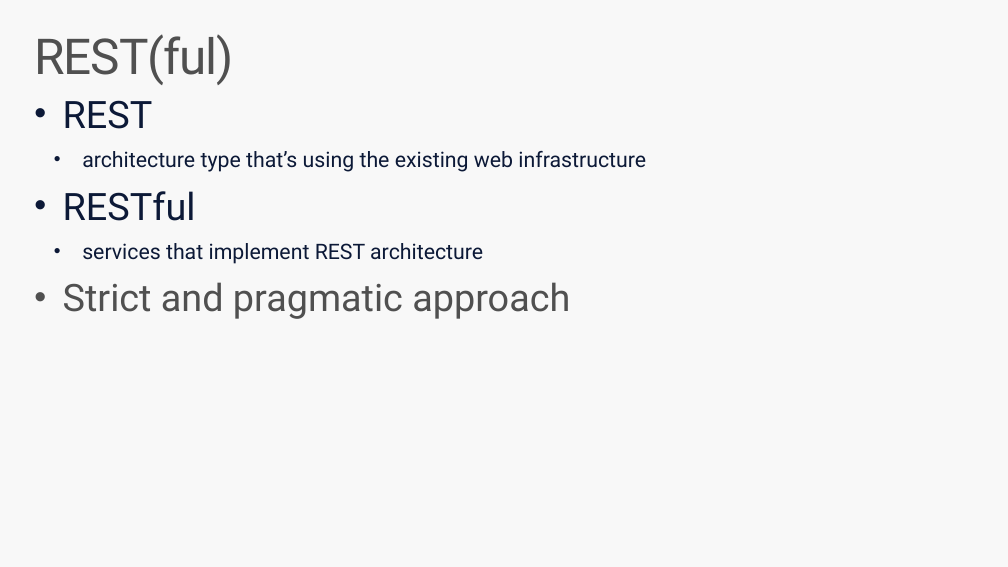
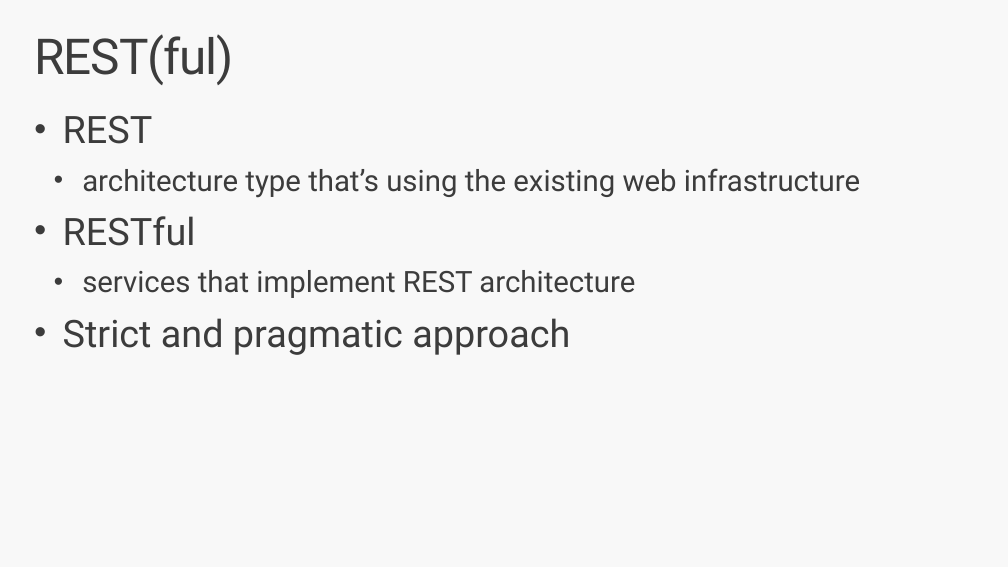
Before and after one commit to jlamch/.net-core, a slide deck: slide 2 of 2.rest-api-introduction.pptx. Drawn at 1008x567 pixels with LibreOffice and Linux fonts; fonts in the diff are those of the drawing. Boxes give left, top, right and bottom in pixels: in the first picture for what was removed or moved away, otherwise in the second. Text is boxed around its words. In the diff, an @@ line names an element or a change of style, - is before the commit and + after.

```diff
--- a/2.rest-api-introduction.pptx
+++ b/2.rest-api-introduction.pptx
@@ title "REST(ful)" at (34,34,234,85): text colour #505050 to #3C3C3C @@
@@ text "REST": place and size @@
-text "REST" at (63,100,646,319)
+text "REST" at (63,115,860,355)
@@ text "REST" at (63,115,860,355): text colour #0C1937 to #3C3C3C in "REST", "architecture type that’s using the existing web ...", "RESTful", "services that implement REST architecture"; size 20.3 to 28 pt in "architecture type that’s using the existing web ...", "services that implement REST architecture"; text colour #505050 to #3C3C3C in "Strict and pragmatic approach" @@
```
Also in this commit, not shown: 7 other slides changed, 10 slides added, 2 other files.
